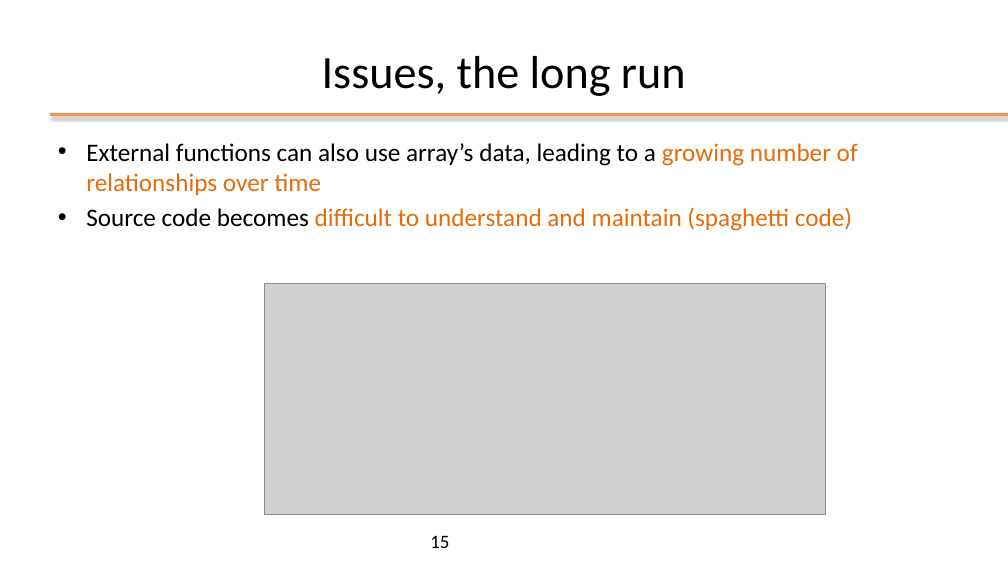
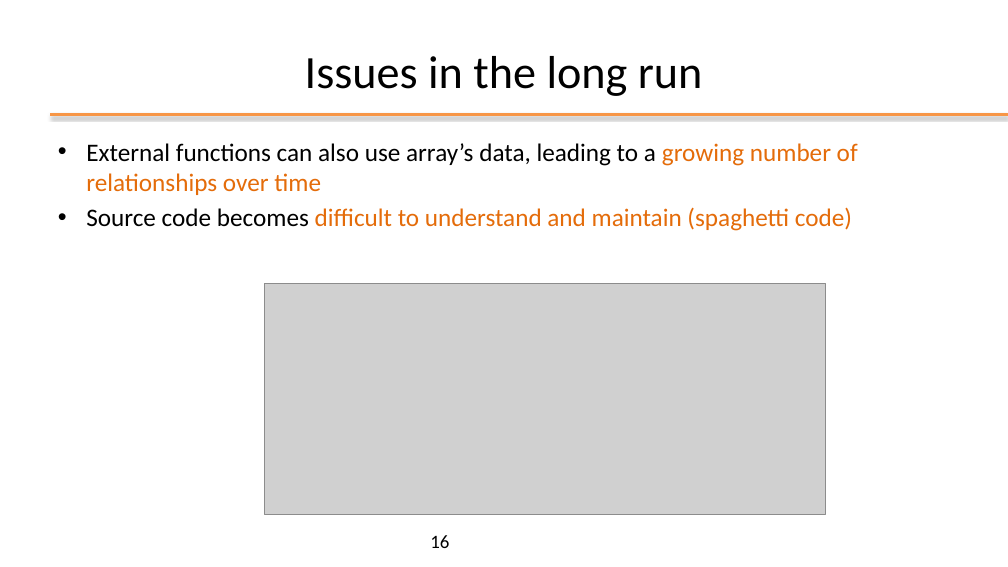
Before and after one commit to plctechnician/ooprogramming, a slide deck: slide 16 of java/slides/ppt/01 - Java From Functions to Objects.pptx (slide 15 before the commit). Drawn at 1008x567 pixels with LibreOffice and Linux fonts; fonts in the diff are those of the drawing; grey boxes stand for pictures; background and template pictures are left out. Boxes give left, top, right and bottom in pixels: in the first picture for what was removed or moved away, otherwise in the second. Text is boxed around its words. In the diff, an @@ line names an element or a change of style, - is before the commit and + after.

```diff
--- a/java/slides/ppt/01 - Java From Functions to Objects.pptx
+++ b/java/slides/ppt/01 - Java From Functions to Objects.pptx
@@ title at bbox=[305, 56, 703, 96]: text changed @@
-Issues, the long run
+Issues in the long run
@@ page number at bbox=[430, 535, 449, 548]: text changed @@
-15
+16
```
Also in this commit, not shown: 3 other slides changed, 5 slides added, 3 slides removed.
